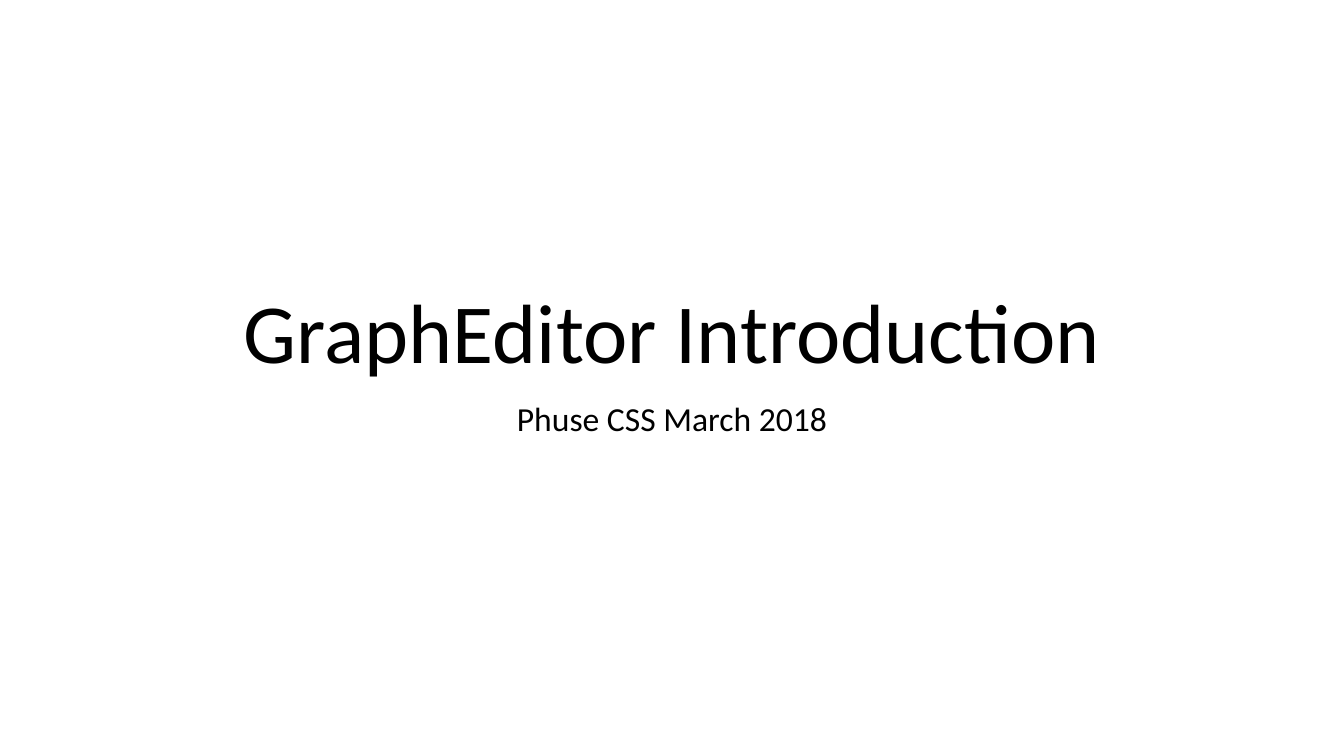
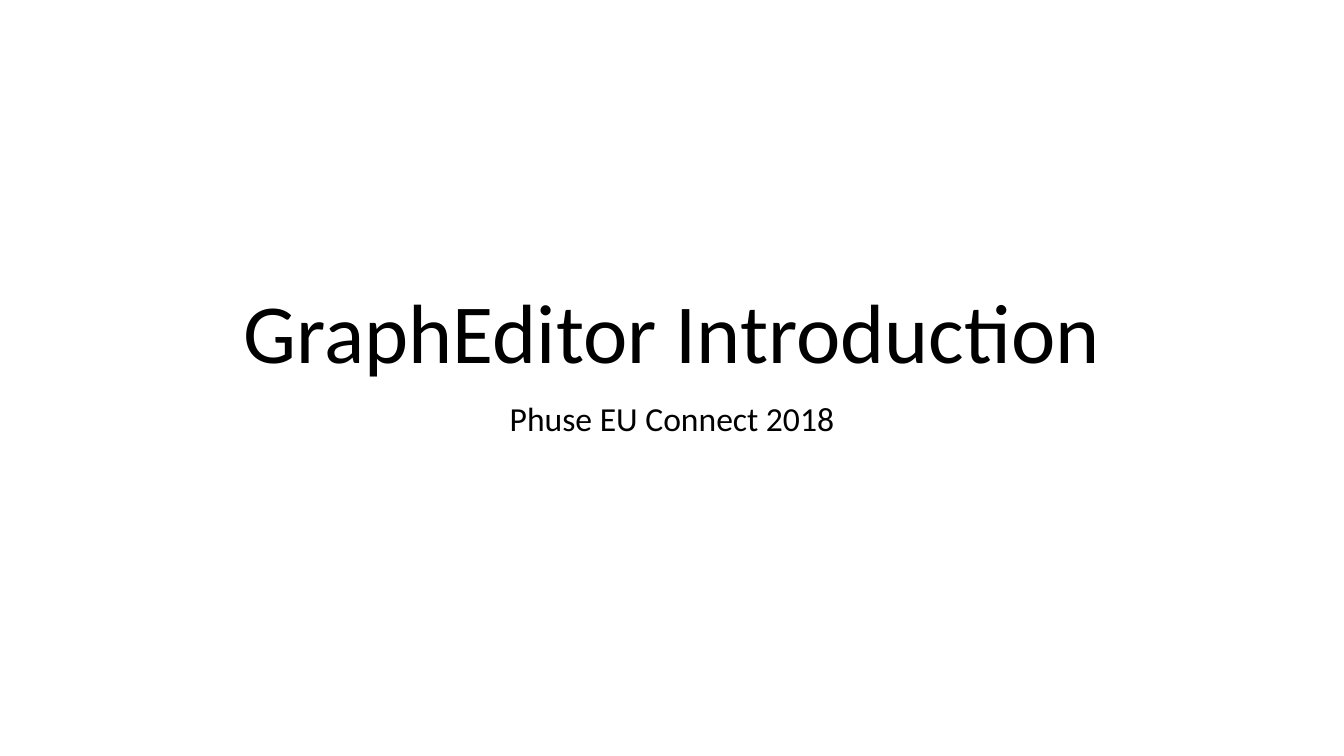
Before and after one commit to phuse-org/LinkedDataWorkshop, a slide deck: slide 1 of EUConnect18/doc/GraphEditor introduction.pptx. Drawn at 1344x756 pixels with LibreOffice and Linux fonts; fonts in the diff are those of the drawing. Boxes give left, top, right and bottom in pixels: in the first picture for what was removed or moved away, otherwise in the second. Text is boxed around its words. In the diff, an @@ line names an element or a change of style, - is before the commit and + after.

Commit message:
Update to grapheditor introduction+change of e-mail

```diff
--- a/EUConnect18/doc/GraphEditor introduction.pptx
+++ b/EUConnect18/doc/GraphEditor introduction.pptx
@@ subtitle at [510, 407, 834, 432]: text changed @@
-Phuse CSS March 2018
+Phuse EU Connect 2018
```
Also in this commit, not shown: 7 other slides changed, 1 other file.
